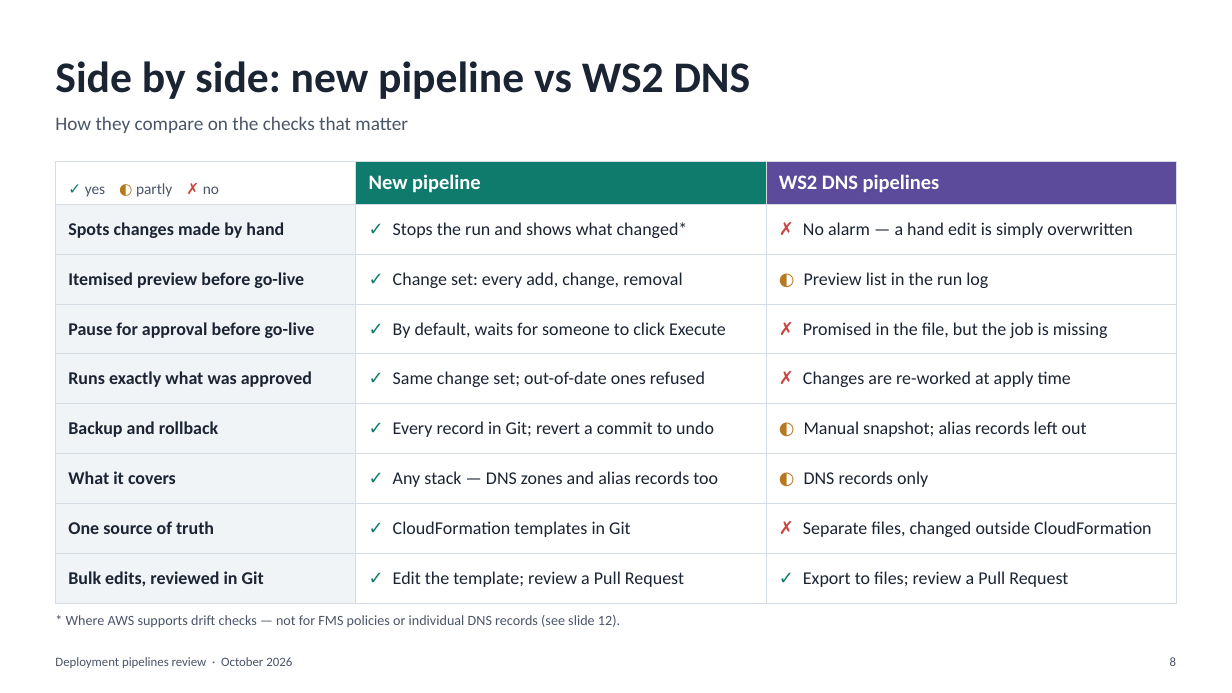
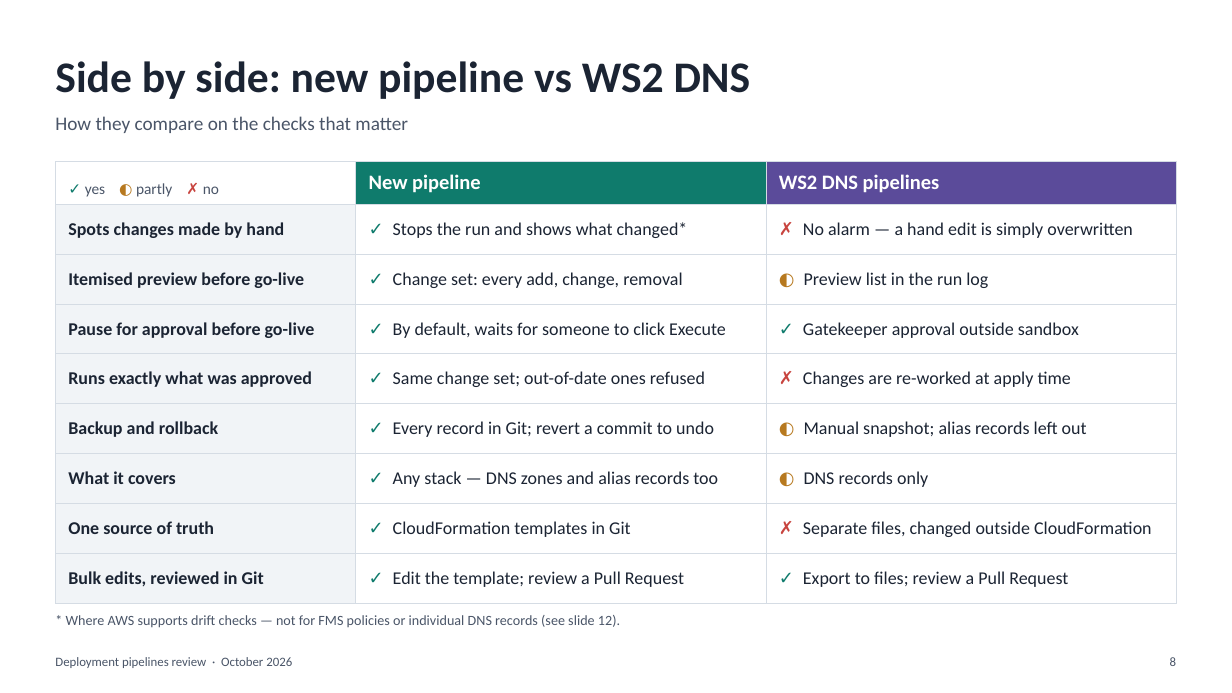
Before and after one commit to kunalshrivastavapune25/githubactions, a slide deck: slide 8 of pipeline/3pipepine/Deployment_Pipelines_Review.pptx. Drawn at 1232x693 pixels with LibreOffice and Linux fonts; fonts in the diff are those of the drawing. Boxes give left, top, right and bottom in pixels: in the first picture for what was removed or moved away, otherwise in the second. Text is boxed around its words. In the diff, an @@ line names an element or a change of style, - is before the commit and + after.

```diff
--- a/pipeline/3pipepine/Deployment_Pipelines_Review.pptx
+++ b/pipeline/3pipepine/Deployment_Pipelines_Review.pptx
@@ table at [55,162,1177,591] @@
-row 4, column 3: ✗ Promised in the file, but the job is missing
+row 4, column 3: ✓ Gatekeeper approval outside sandbox
```
Also in this commit, not shown: 7 other slides changed, 1 other file.
